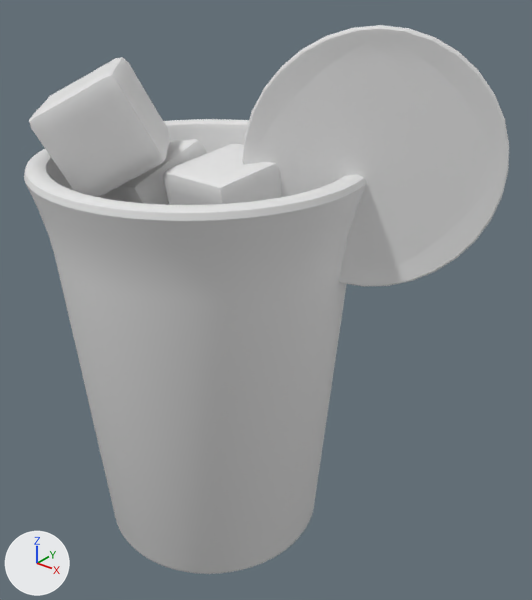
Two versions of the OBJ model public/assets/drink-baked/blog0111.obj, one commit apart.
Camera for both pictures: a 50 mm lens placed at (4.23, -4.43, 5.31), pointed at (0.56, 0.16, 2.47). The axes (+X, +Y, +Z) are drawn at lower left. The lights are the same throughout. The older version comes first. Where no turn or scale is listed for an object, it has been applied to the vertices.
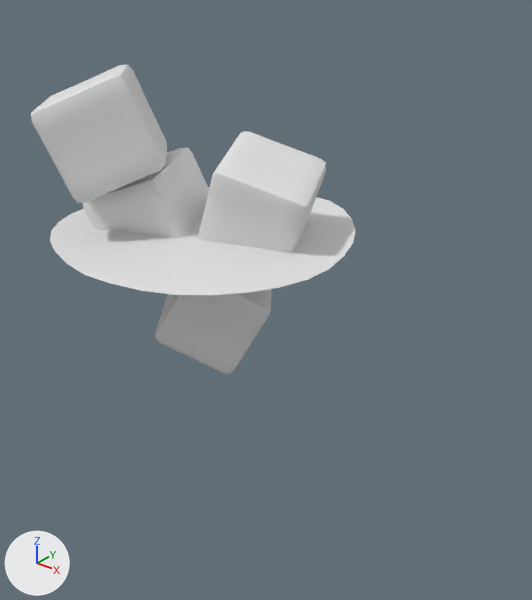
What changed in the scene script:
```text
Change me_cube:
    used by ob_cube; location = (0.0, 0.0, 0.0)
    remove me_cube.from_pydata(...)  # 386 vertices, 384 faces; spans x -0.65..0.621, y -0.633..0.618, z 1.772..2.883
    add me_cube.from_pydata(...)  # 386 vertices, 384 faces; spans x -0.574..0.677, y -0.556..0.645, z 1.772..2.812
    me_cube part 1: the whole mesh is multiplied about its middle by the matrix ((-0.936, -0.325, 0.137), (0.02, 0.338, 0.941), (-0.352, 0.883, -0.31)), then moved by (0.066, 0.052, -0.035)
Change me_cube_001:
    used by ob_cube_001; location = (0.0, 0.0, 0.0)
    remove me_cube_001.from_pydata(...)  # 386 vertices, 384 faces; spans x -0.987..0.043, y -0.532..0.558, z 2.66..3.775
    add me_cube_001.from_pydata(...)  # 386 vertices, 384 faces; spans x -1.006..0.134, y -0.714..0.368, z 2.624..3.683
    me_cube_001 part 2: the whole mesh is multiplied about its middle by the matrix ((0.886, -0.418, -0.2), (0.455, 0.869, 0.197), (0.091, -0.266, 0.96)), then moved by (0.036, -0.186, -0.064)
Change me_cube_002:
    used by ob_cube_002; location = (0.0, 0.0, 0.0)
    remove me_cube_002.from_pydata(...)  # 386 vertices, 384 faces; spans x -0.055..0.892, y -0.563..0.419, z 2.889..3.813
    add me_cube_002.from_pydata(...)  # 386 vertices, 384 faces; spans x -0.094..1.09, y -0.349..0.709, z 2.794..3.878
    me_cube_002 part 3: the whole mesh is multiplied about its middle by the matrix ((0.198, -0.942, 0.272), (-0.064, -0.289, -0.955), (0.978, 0.172, -0.117)), then moved by (0.079, 0.252, -0.015)
Change me_cube_003:
    used by ob_cube_003; location = (0.0, 0.0, 0.0)
    remove me_cube_003.from_pydata(...)  # 386 vertices, 384 faces; spans x -1.222..0.01, y -1.133..0.095, z 3.406..4.454
    add me_cube_003.from_pydata(...)  # 386 vertices, 384 faces; spans x -1.171..0.049, y -1.16..0.037, z 3.407..4.427
    me_cube_003 part 4: the whole mesh is multiplied about its middle by the matrix ((0.481, -0.476, -0.736), (-0.419, 0.613, -0.67), (0.77, 0.631, 0.095)), then moved by (0.044, -0.043, -0.013)
Change me_plane:
    used by ob_plane; location = (0.0, 0.0, 0.0)
    remove me_plane.from_pydata(...)  # 260 vertices, 80 faces; spans x -1.3..1.3, y -1.3..1.3, z 3.01..3.1
    add me_plane.from_pydata(...)  # 234 vertices, 175 faces; spans x -1.31..1.31, y -1.31..1.31, z 3.01..3.12
    me_plane part 5: 6 vertices moved within x -1.21..1.21, y -0.76..0.76, z 3.06..3.08; 202 vertices removed from x -1.3..1.3, y -1.3..1.3, z 3.01..3.1; 176 vertices added at x -1.31..1.31, y -1.31..1.31, z 3.01..3.12
Remove ob_circle_001:
    ob_circle_001 = bpy.data.objects.new('Circle.001', me_circle_001)
    ob_circle_001.location = (0.0, 0.0, 0.0)
Remove ob_cylinder:
    ob_cylinder = bpy.data.objects.new('Cylinder', me_cylinder)
    ob_cylinder.location = (0.0, 0.0, 0.0)
```

Changed parts and their boxes (x1, y1, x2, y2) in the pictures (532 x 600 px; the box of a moved part takes in the faces that stretch with it):
'Cylinder', deleted
    before: (24, 119, 366, 574)
'Circle.001', deleted
    before: (242, 25, 509, 287)
'Cube.002', reshaped
    before: (163, 144, 281, 205)
    after: (198, 131, 326, 252)
'Cube.003', reshaped
    before: (29, 57, 170, 197)
    after: (30, 65, 167, 203)
'Cube.001', reshaped
    before: (101, 139, 207, 205)
    after: (83, 148, 209, 238)
part 1 of me_cube, moved or reshaped (not visible before)
    after: (155, 289, 272, 374)
part 5 of me_plane, moved or reshaped (not visible before)
    after: (50, 187, 356, 295)
